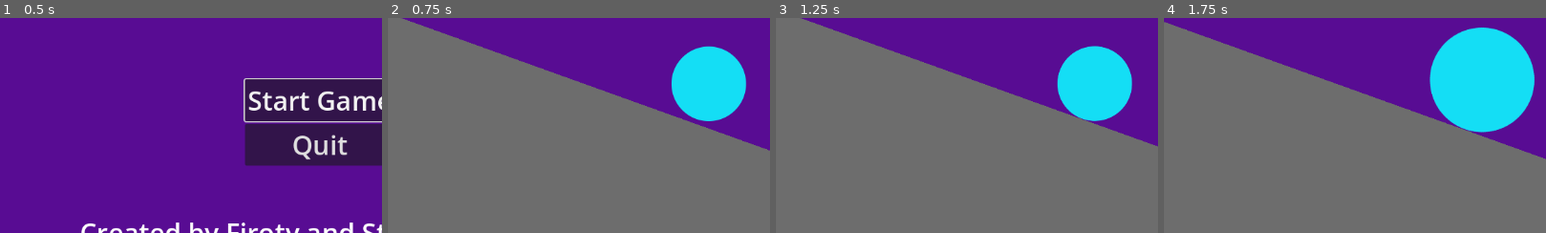
Above: before the commit, frames 1-4 (left to right).
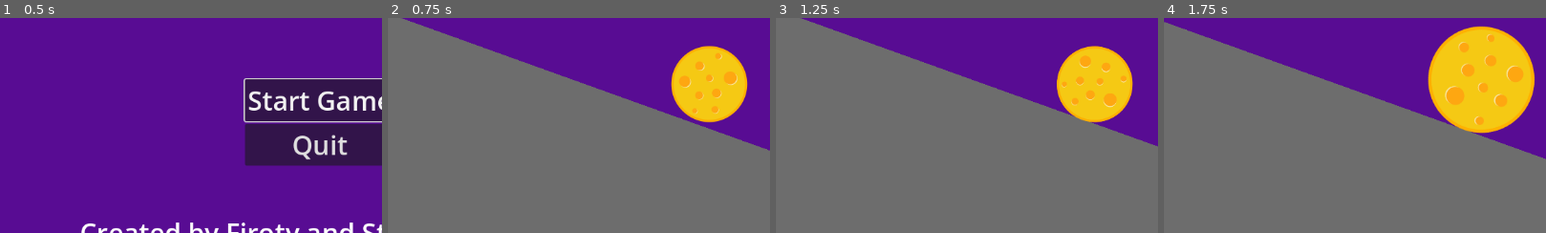
Above: after the commit, the same moments.

Repository: Firoty1/Rolling-Scales
Game: Godot game, scene res://scenes/start_menu.tscn
Two runs of this game, one before a commit and one after it. Both use one fixed random seed, a clock stepped at 60 frames per second and the inputs below.
Inputs:
- Up to frame 1 (0.5 s): no input
- Up to frame 2 (0.75 s): click "Start Game" at 0.5 s
- Up to frame 3 (1.25 s): no input
- Up to frame 4 (1.75 s): hold Up (grow) from 1.28 s (still down)
The pictures show only the part of the screen within x 8-58%, y 35-85%; the shares and areas given below are measured in that part.

Frame 1 is identical in both runs. In frame 2, 5.6% of the frame differs, in the area x 74-95%, y 12-49%; in frame 3, 5.6%; in frame 4, 11%, in the area x 69-97%, y 3-54%.

Commit message:
Update cheese

Diff:
--- a/scenes/ball.tscn
+++ b/scenes/ball.tscn
@@ -1,7 +1,7 @@
 [gd_scene load_steps=5 format=3 uid="uid://bnhexur0ry2ny"]
 
 [ext_resource type="Script" path="res://scripts/ball.gd" id="1_7uv0w"]
-[ext_resource type="Texture2D" uid="uid://bubpgwnux3a8h" path="res://assets/circle.png" id="1_l8sqo"]
+[ext_resource type="Texture2D" uid="uid://x3gxlu41oxil" path="res://assets/cheese.png" id="2_pr8tx"]
 
 [sub_resource type="CircleShape2D" id="CircleShape2D_bywhf"]
 
@@ -16,7 +16,7 @@
 
 [node name="Sprite2D" type="Sprite2D" parent="."]
 position = Vector2(4.76837e-07, 0)
-texture = ExtResource("1_l8sqo")
+texture = ExtResource("2_pr8tx")
 
 [node name="CollisionShape2D" type="CollisionShape2D" parent="."]
 position = Vector2(3, 6)
Binary file changed: assets/cheese.png
Not shown, changed: assets/cheese.png.kra
